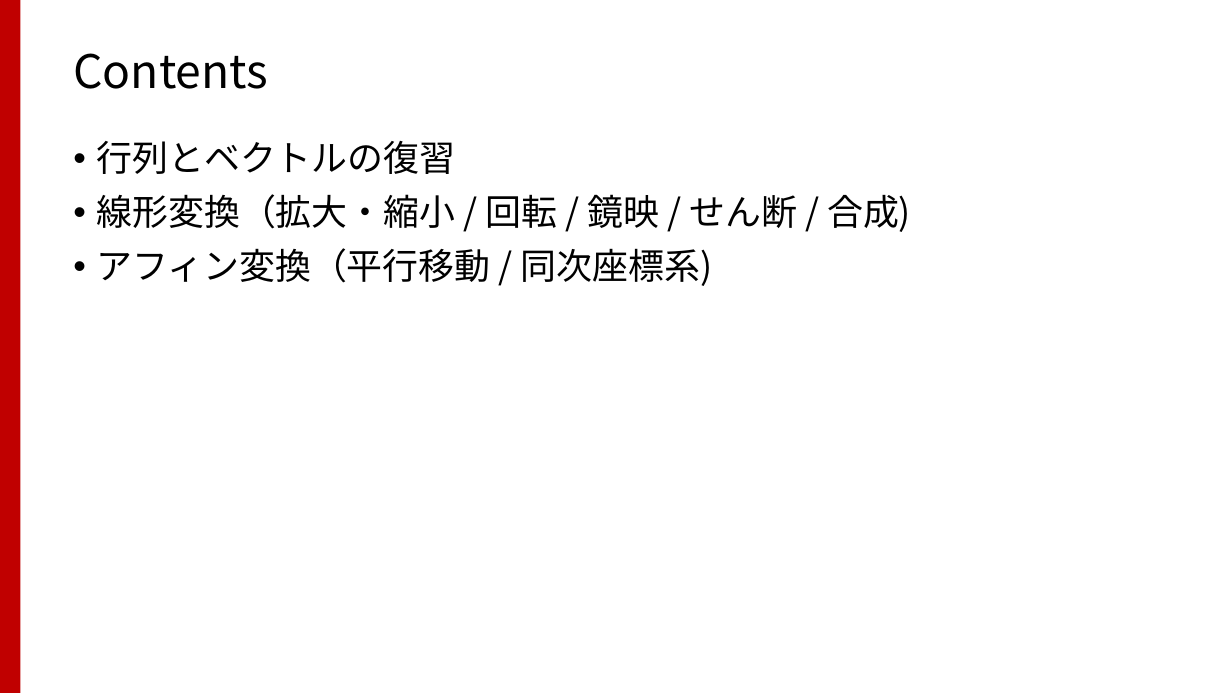
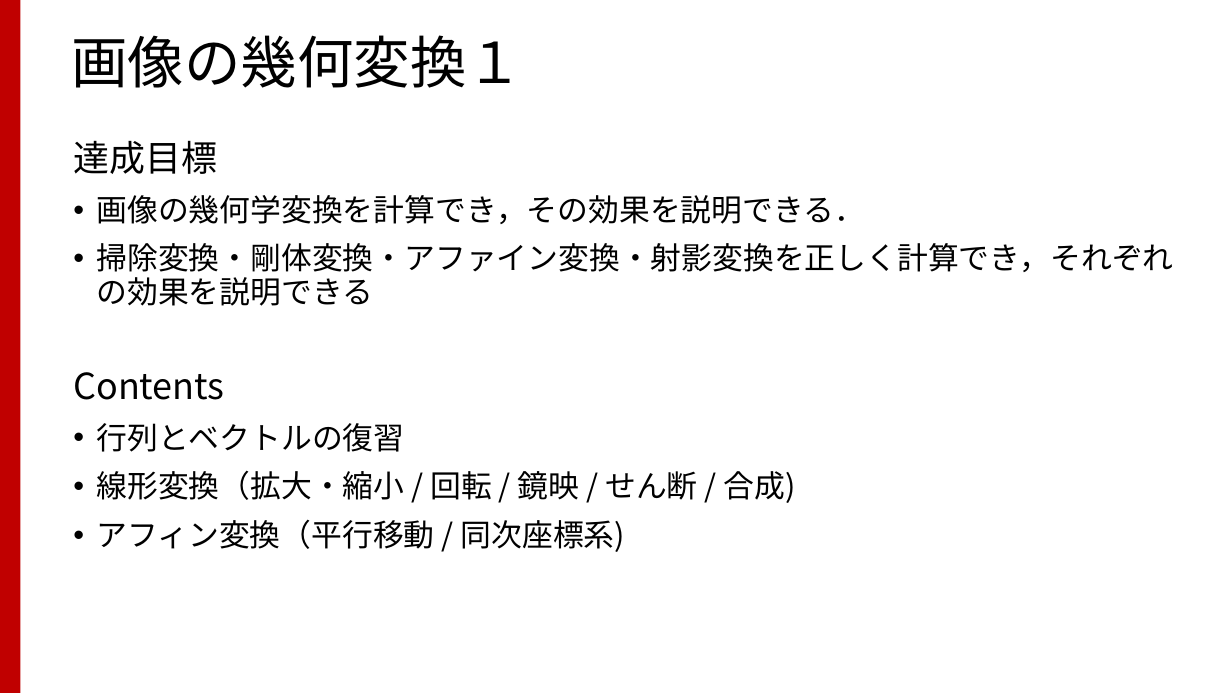
Before and after one commit to TakashiIjiri/TakashiIjiri.github.io, a slide deck: slide 3 of classes/dm2017_1/dm1_11.pptx. Drawn at 1232x693 pixels with LibreOffice and Linux fonts; fonts in the diff are those of the drawing. Boxes give left, top, right and bottom in pixels: in the first picture for what was removed or moved away, otherwise in the second. Text is boxed around its words. In the diff, an @@ line names an element or a change of style, - is before the commit and + after.

```diff
--- a/classes/dm2017_1/dm1_11.pptx
+++ b/classes/dm2017_1/dm1_11.pptx
@@ title added at (71, 35, 523, 88), 44 pt, text #000000 @@
+画像の幾何変換１
@@ title removed at (73, 53, 268, 89) @@
-Contents
@@ text at (73, 140, 1174, 400): paragraphs added @@
+達成目標
+• 画像の幾何学変換を計算でき，その効果を説明できる．
+• 掃除変換・剛体変換・アファイン変換・射影変換を正しく計算でき，それぞれの効果を説明できる
+Contents
@@ text at (97, 423, 796, 552): size 28 to 24 pt in "行列とベクトルの復習", "線形変換（拡大・縮小 / 回転 / 鏡映 / せん断 ...", "アフィン変換（平行移動 / 同次座標系)" @@
```
Also in this commit, not shown: 15 other files.
